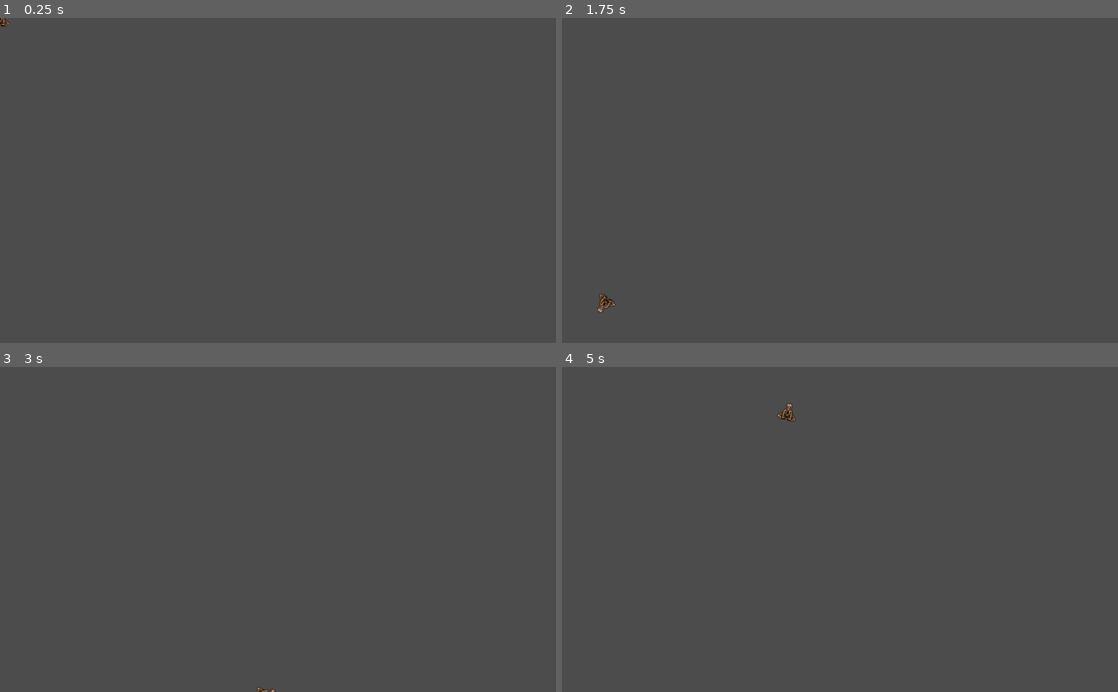
Above: before the commit, frames 1-4 (two rows, left to right).
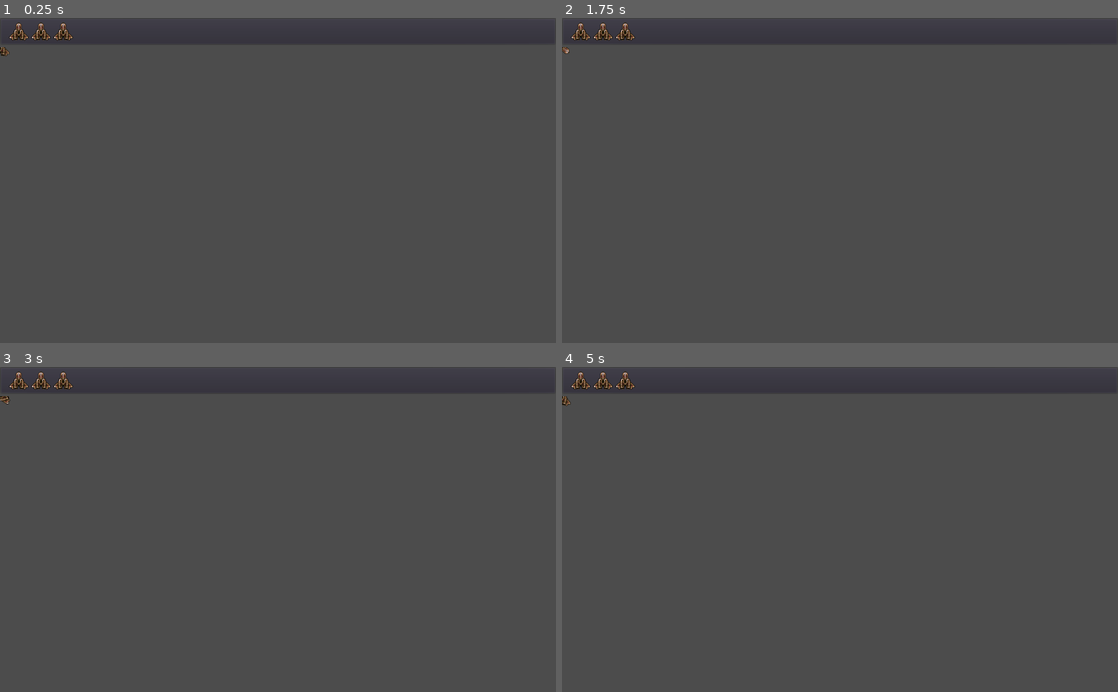
Above: after the commit, the same moments.

Repository: flashguardian13/godot-asteroids-basic
Game: Godot game, scene res://Main.tscn
The game is run twice, just before and just after one commit, with the same random seed, the same clock (stepped at 60 frames per second) and the same inputs. Before the commit the project starts from res://Game.tscn.
Inputs:
- Up to frame 1 (0.25 s): no input
- Up to frame 2 (1.75 s): tap Enter at 0.5 s; hold Right (ui_right) 0.53-1.28 s; tap Space at 0.77, 1.25, 1.52 s; hold Down (ui_down) from 1.28 s (still down)
- Up to frame 3 (3 s): release Down (ui_down) at 2.03 s; hold Right (ui_right) 2.03-2.78 s; hold Up (ui_up) from 2.78 s (still down)
- Up to frame 4 (5 s): tap Space at 3.02, 3.77, 4.52 s; release Up (ui_up) at 3.53 s; hold Left (ui_left) from 3.53 s (still down)

The runs differ from the first frame. In frame 1, 0.6% of the frame differs, in the area x 0-96%, y 0-12%; in frame 2, 0.6%; in frame 3, 0.6%; in frame 4, 0.7%, in the area x 0-96%, y 1-17%.
Error after the commit: Invalid set index 'main' (on base: 'Node2D') with value of type 'Node2D (Main.gd)'. (res://Main.gd:12)

Commit message:
recovery stuff

Diff:
--- a/Player.gd
+++ b/Player.gd
@@ -1,13 +1,28 @@
 extends Area2D
 
-export (int) var thrust = 25
-export (float) var rotation_speed = 5
+export (int) var thrust = 5
+export (float) var linear_velocity_max = 500
+export (float) var rotation_speed = 3
+export (float) var linear_damping = 0.1
 export (float) var border_width = 20
 
 var velocity = Vector2()
 
+signal destroyed
+
 func _ready():
-	pass # Replace with function body.
+	pass
+
+func make_incorporeal():
+	$Sprite.modulate = Color(1,1,1,0.5)
+	monitoring = false
+	monitorable = false
+	$SpawnTimer.start(3)
+
+func make_corporeal():
+	$Sprite.modulate = Color(1,1,1,1)
+	monitoring = true
+	monitorable = true
 
 func get_inputs():
 	var thrust_dir = 0
@@ -32,7 +47,15 @@
 
 	if inputs["thrust"] != 0:
 		velocity += Vector2(0, inputs["thrust"] * thrust).rotated(rotation)
-	velocity -= velocity * 1 * delta
+		if !$ThrusterLoopPlayer2D.playing:
+			print("fire!")
+			$ThrusterLoopPlayer2D.play()
+	else:
+		if $ThrusterLoopPlayer2D.playing:
+			$ThrusterLoopPlayer2D.stop()
+			print("cease fire!")
+	velocity -= velocity * linear_damping * delta
+	velocity = velocity.clamped(linear_velocity_max)
 
 	position += velocity * delta
 
@@ -45,6 +68,15 @@
 	if position.y > get_viewport_rect().size.y + border_width:
 		position.y = position.y - get_viewport_rect().size.y - border_width * 2
 
-# Called every frame. 'delta' is the elapsed time since the previous frame.
-#func _process(delta):
-#	pass
+func _process(delta):
+	pass
+
+func _on_area_shape_entered(area_rid, area, area_shape_index, local_shape_index):
+	if area.collision_layer == 1 << 0:
+		print("Player hit ... xemself?????")
+	elif area.collision_layer == 1 << 1:
+		position.x = rand_range(0, get_viewport_rect().size.x)
+		position.y = rand_range(0, get_viewport_rect().size.y)
+		emit_signal("destroyed", self)
+	elif area.collision_layer == 1 << 2:
+		print("Player hit ... their own bullet, this should not be possible.")
--- a/Player.tscn
+++ b/Player.tscn
@@ -1,7 +1,8 @@
-[gd_scene load_steps=3 format=2]
+[gd_scene load_steps=4 format=2]
 
 [ext_resource path="res://Player.gd" type="Script" id=1]
 [ext_resource path="res://images/ship_1.png" type="Texture" id=2]
+[ext_resource path="res://sound/146770__qubodup__rocket-boost-engine-loop.wav" type="AudioStream" id=3]
 
 [node name="Player" type="Area2D"]
 visible = false
@@ -18,5 +19,8 @@
 wait_time = 3.0
 one_shot = true
 
+[node name="ThrusterLoopPlayer2D" type="AudioStreamPlayer2D" parent="."]
+stream = ExtResource( 3 )
+
 [connection signal="area_shape_entered" from="." to="." method="_on_area_shape_entered"]
 [connection signal="timeout" from="SpawnTimer" to="." method="make_corporeal"]
--- a/project.godot
+++ b/project.godot
@@ -11,12 +11,15 @@
 [application]
 
 config/name="Asteroids Basic"
-run/main_scene="res://Game.tscn"
+run/main_scene="res://Main.tscn"
 config/icon="res://icon.png"
 
 [physics]
 
 common/enable_pause_aware_picking=true
+2d/default_gravity=0
+2d/default_linear_damp=0.0
+2d/default_angular_damp=0.0
 
 [rendering]
 
